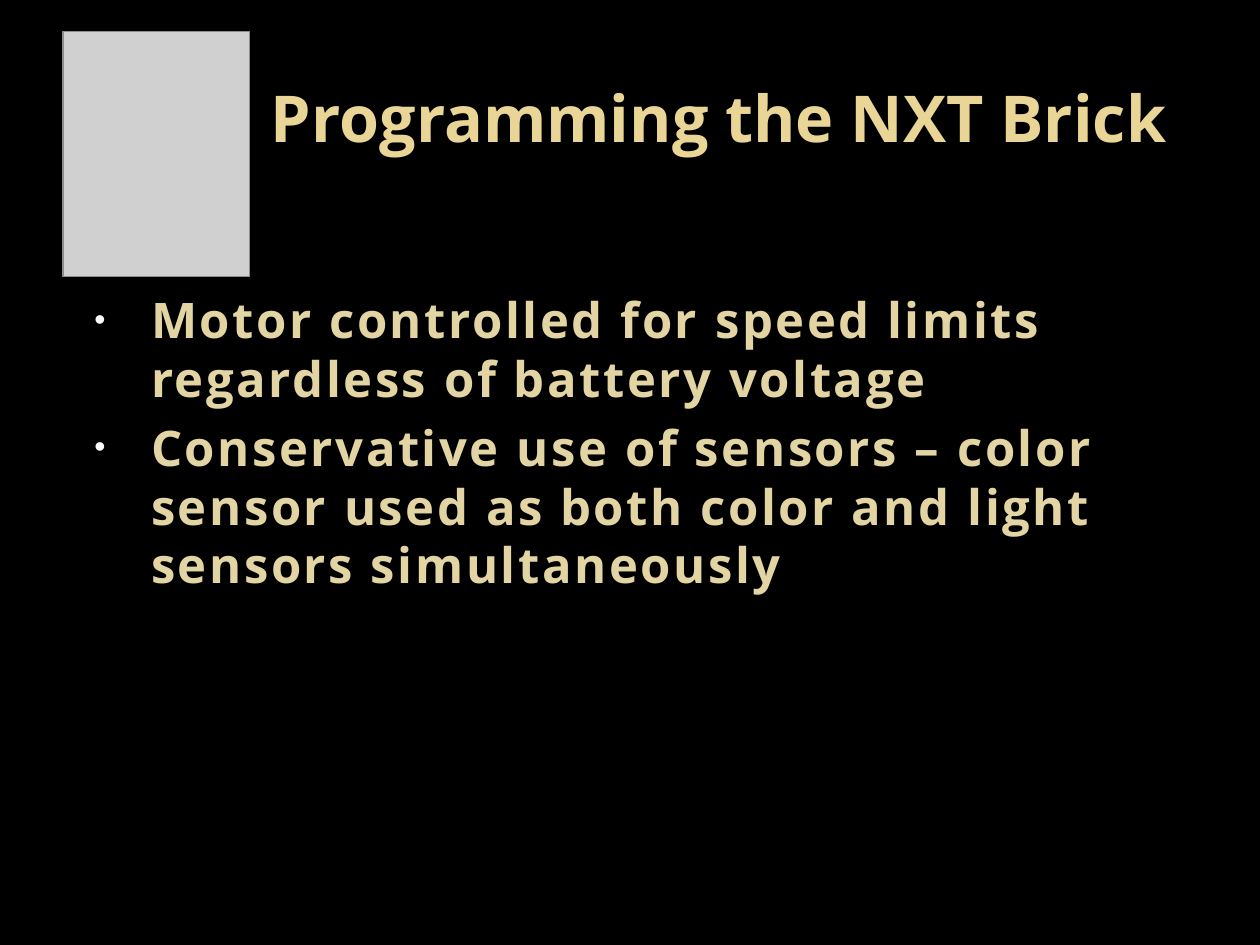
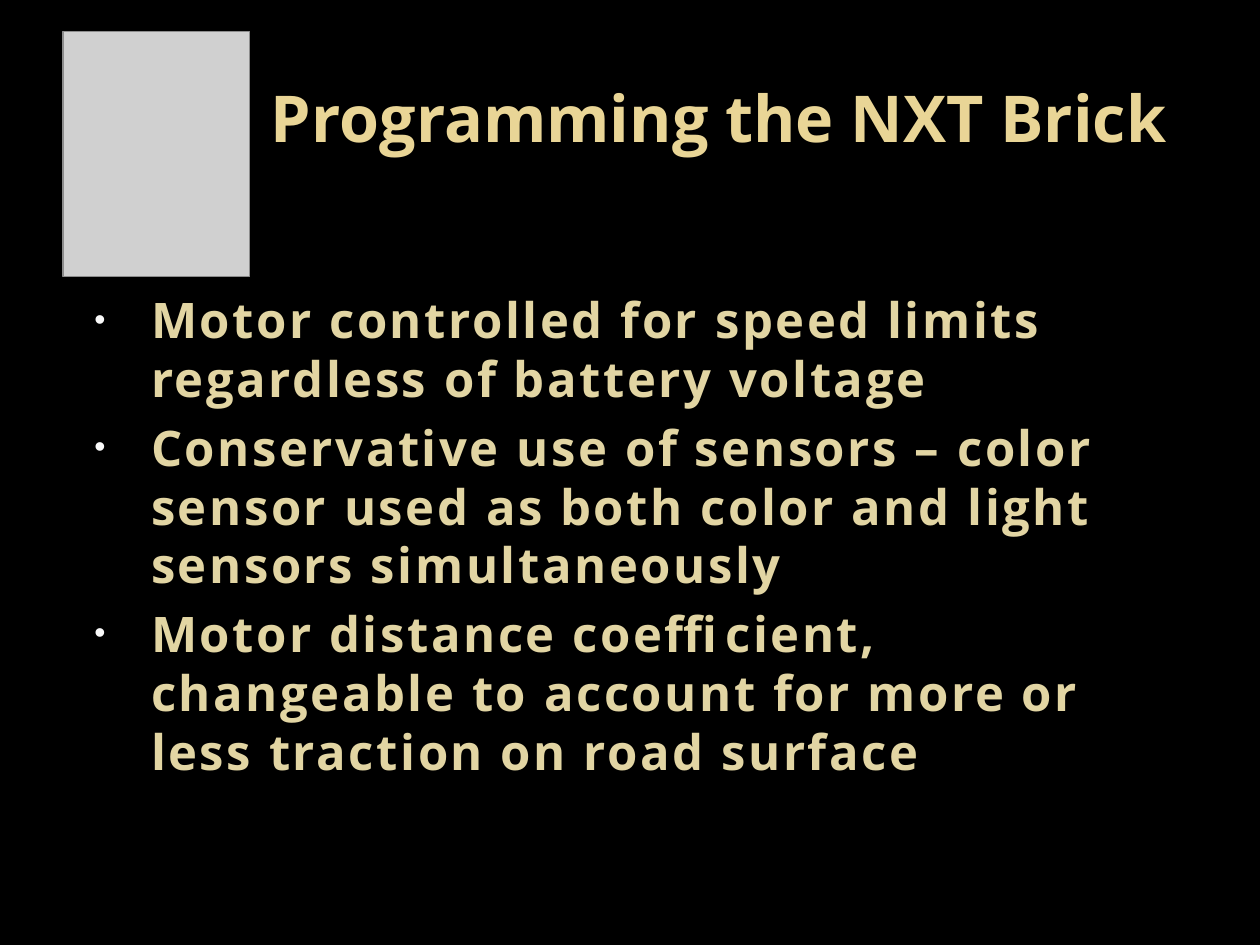
Before and after one commit to mr64bit/2012-BCCS-ION-MUC, a slide deck: slide 12 of 2013nKISA.pptx. Drawn at 1260x945 pixels with LibreOffice and Linux fonts; fonts in the diff are those of the drawing; grey boxes stand for pictures; background and template pictures are left out. Boxes give left, top, right and bottom in pixels: in the first picture for what was removed or moved away, otherwise in the second. Text is boxed around its words. In the diff, an @@ line names an element or a change of style, - is before the commit and + after.

Commit message:
Updated programming and ROBOTC Bugs slided

```diff
--- a/2013nKISA.pptx
+++ b/2013nKISA.pptx
@@ text at [151, 614, 1077, 771]: paragraph added @@
+• Motor distance coefficient, changeable to account for more or less traction on road surface
```
Also in this commit, not shown: 3 other slides changed.
